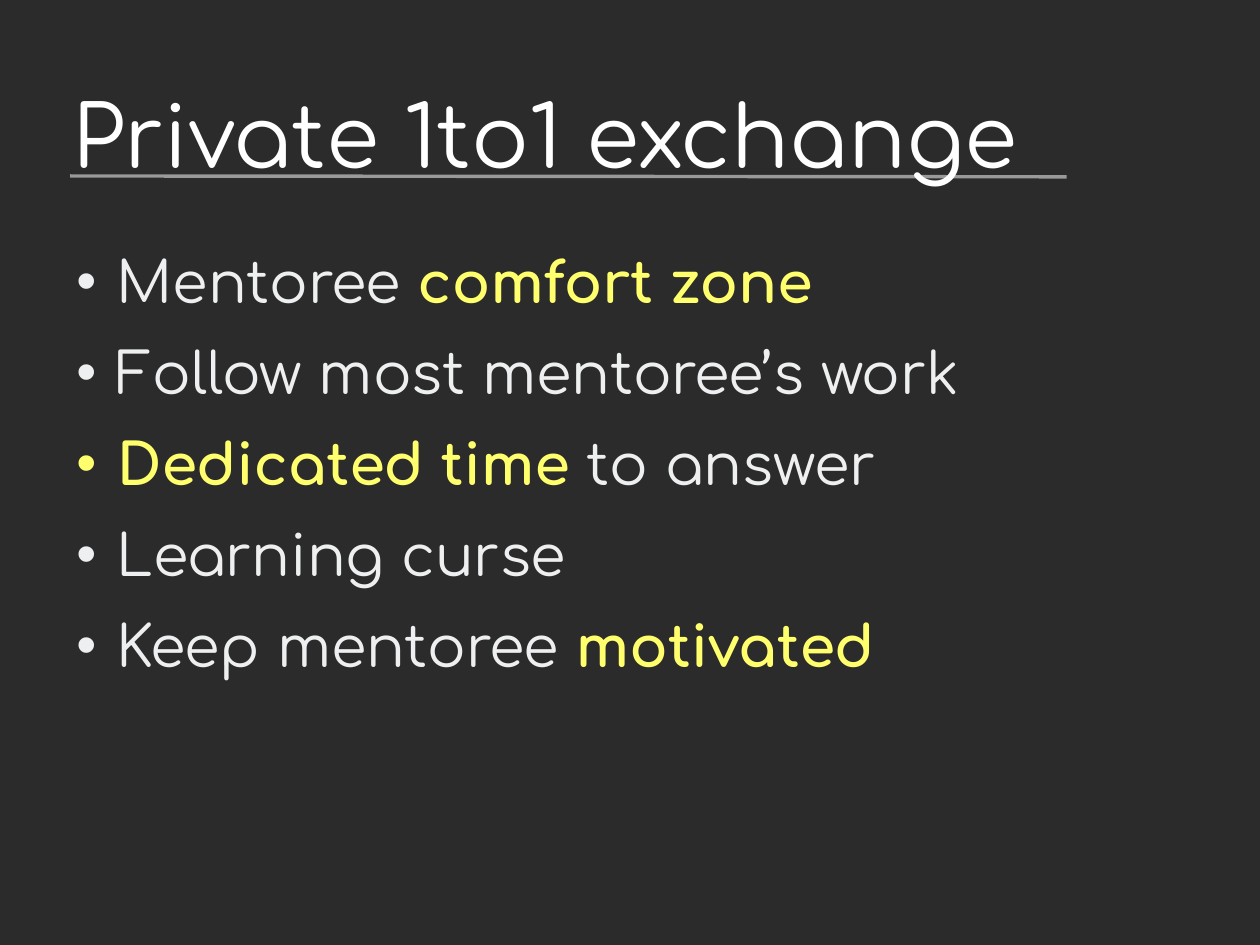
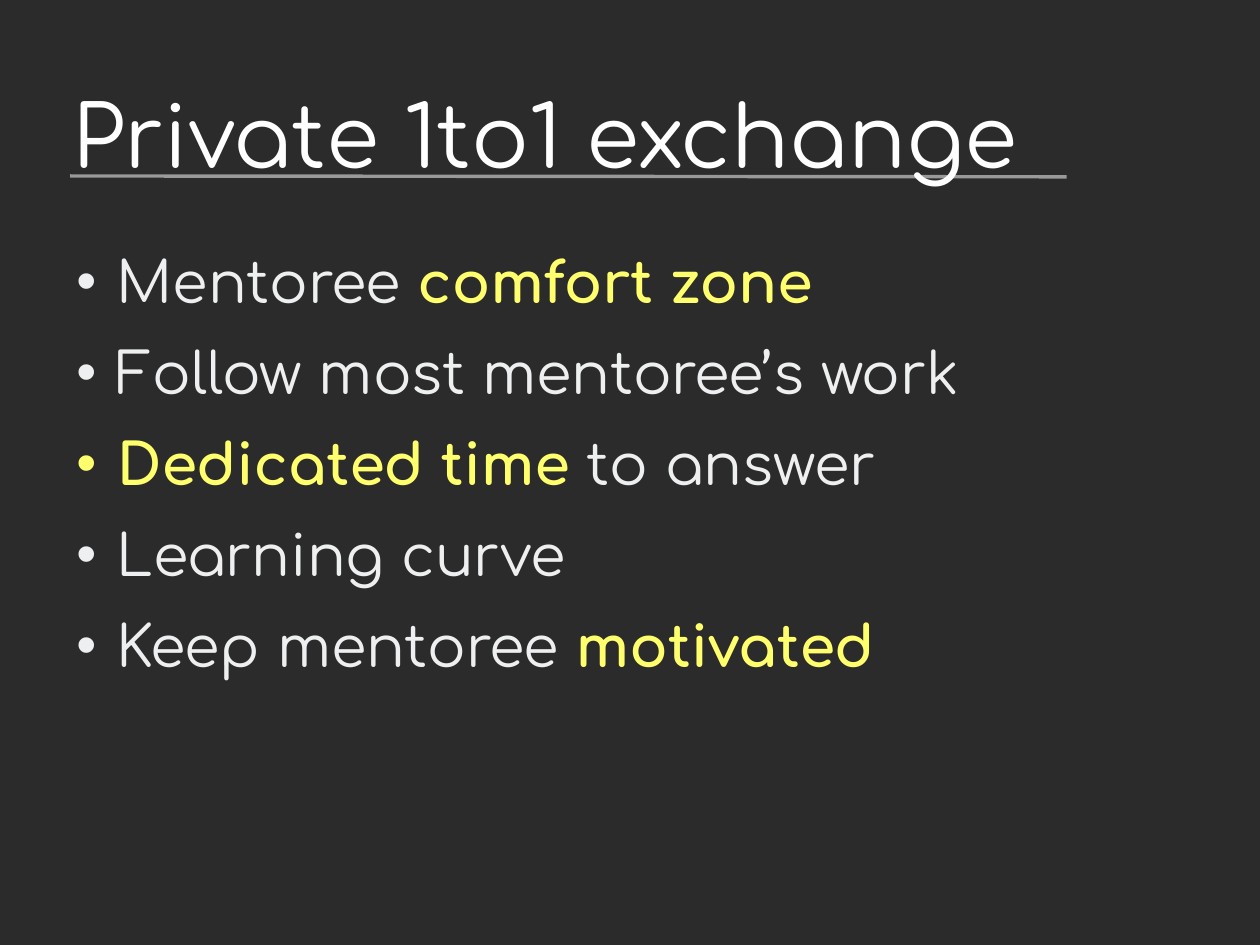
Before and after one commit to vstinner/talks, a slide deck: slide 4 of 2019-Pycon/mentoring.odp (slide 3 before the commit). Drawn at 1260x945 pixels with LibreOffice and Linux fonts; fonts in the diff are those of the drawing; background and template pictures are left out; a plain dark background stands for a picture behind light text. Boxes give left, top, right and bottom in pixels: in the first picture for what was removed or moved away, otherwise in the second. Text is boxed around its words. In the diff, an @@ line names an element or a change of style, - is before the commit and + after.

```diff
--- a/2019-Pycon/mentoring.odp
+++ b/2019-Pycon/mentoring.odp
@@ text at [117, 531, 565, 589]: text changed @@
-• Learning curse
+• Learning curve
```
Also in this commit, not shown: 1 slide added, 1 other file.
